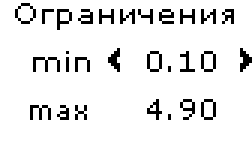
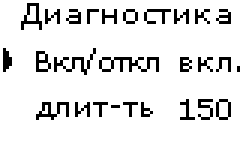
Revision of a layered 252x144 image; what changed, layer by layer:
removed layer "Вставленный слой" over [240, 48, 252, 72]
added group "Диагностика" with 7 layers above "ограничения" over [3, 3, 252, 120]
added layer "Диагностика #1" in group "Диагностика" over [21, 3, 231, 30]
added layer "длит-ть" in group "Диагностика" over [36, 102, 153, 120]
added layer "150" in group "Диагностика" over [180, 99, 231, 120]
added layer "вкл." in group "Диагностика" over [180, 57, 240, 72]
added layer "Вкл/откл" in group "Диагностика" over [36, 48, 159, 75]
added layer "фон #2" in group "Диагностика" over [3, 3, 252, 120]
hid group "ограничения" (7 layers) over [3, 3, 252, 120]
painted on "стрелки #1" over [240, 48, 252, 72]
